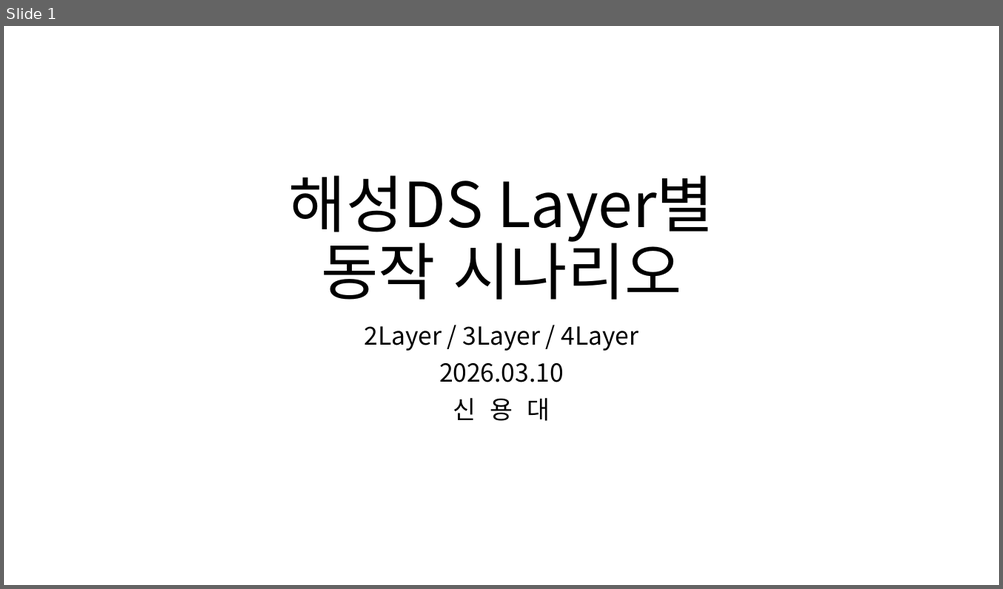
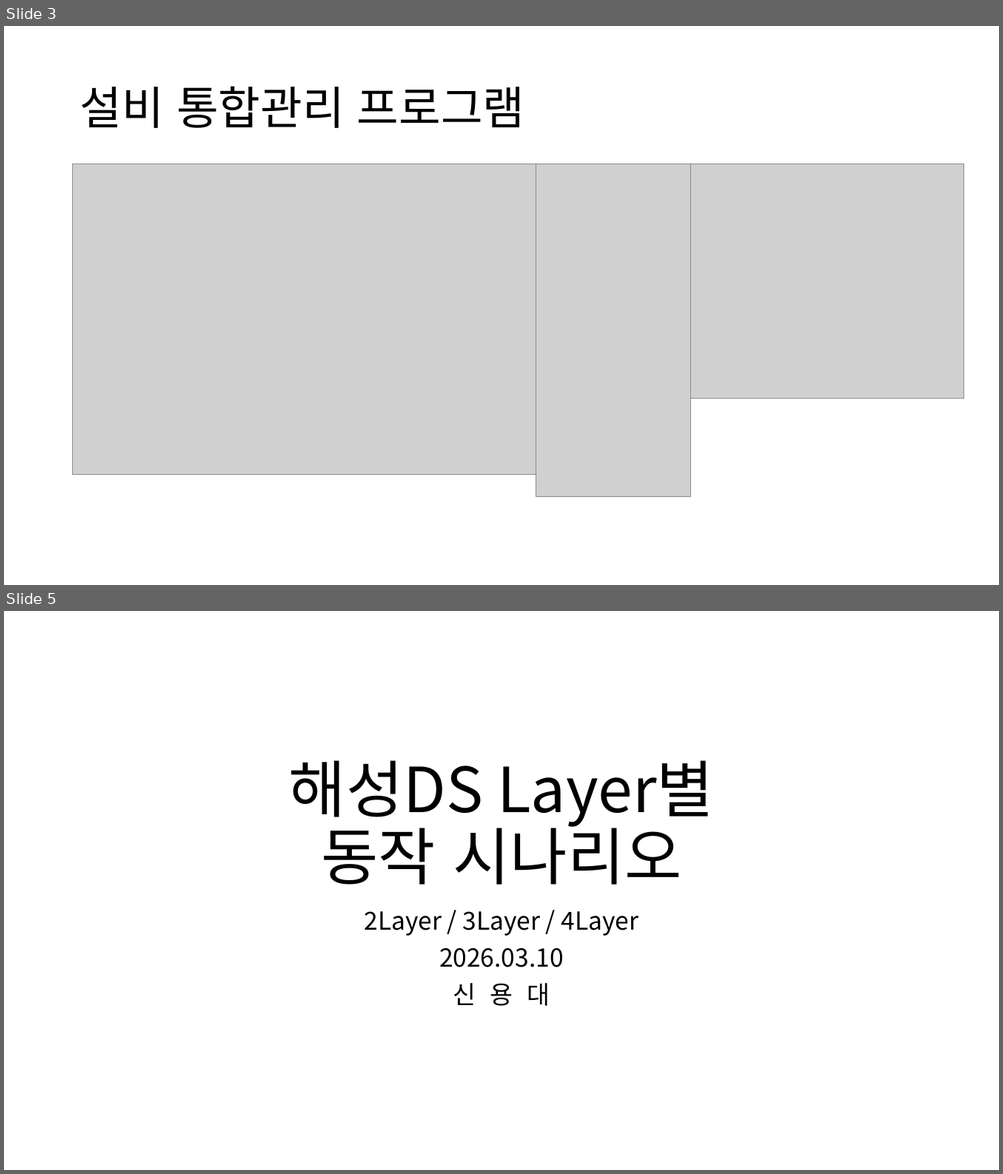
Before and after one commit to ShinYongDae/MyJob, a slide deck: 해성DS Layer별.pptx. Shown one above the other, each under a label of ours: slide 1 before the commit, slides 3 and 5 after it; the slides between them are not shown. The pictures are 1003x589 and 1003x1174 pixels, drawn with LibreOffice and Linux fonts; fonts in the diff are those of the drawing; grey boxes stand for pictures. Boxes give left, top, right and bottom in pixels: in the first picture for what was removed or moved away, otherwise in the second. Text is boxed around its words. In the diff, an @@ line names an element or a change of style, - is before the commit and + after.

```diff
--- a/해성DS Layer별.pptx
+++ b/해성DS Layer별.pptx
@@ slide 3 added at <box>4,26,999,585</box>, background #FFFFFF @@
@@ title added at <box>79,86,525,128</box>, 44 pt, text #000000 @@
+설비 통합관리 프로그램
@@ picture added at <box>73,164,536,475</box> @@
@@ picture added at <box>536,164,691,497</box> @@
@@ picture added at <box>691,164,965,399</box> @@
@@ what was slide 1 is now slide 5 @@
```
Also in this commit, not shown: 7 other slides added, 1 other file.
